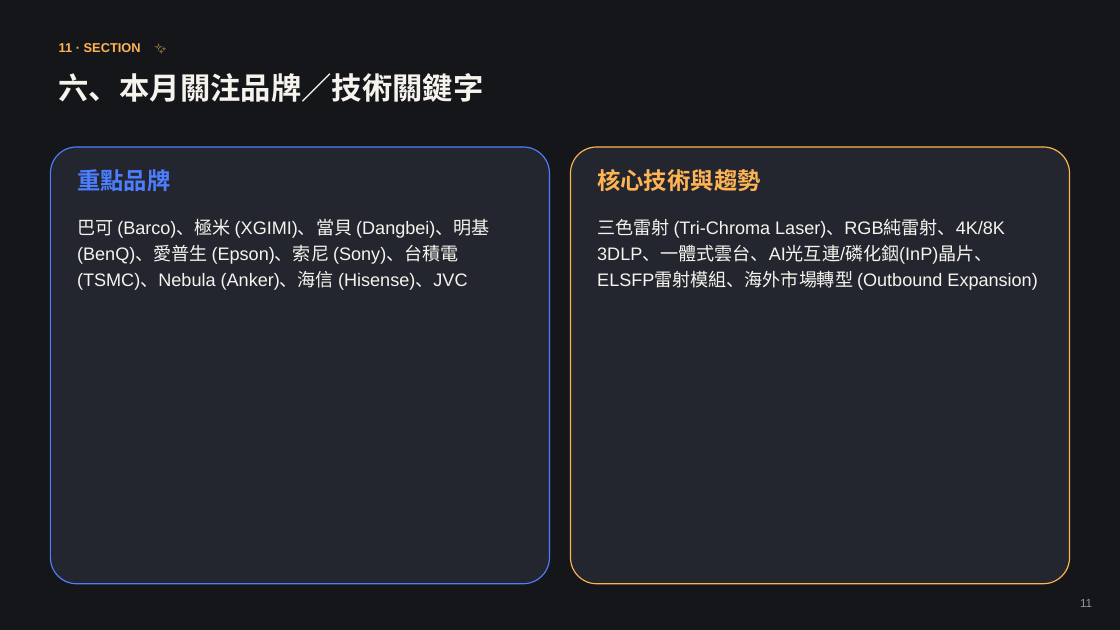
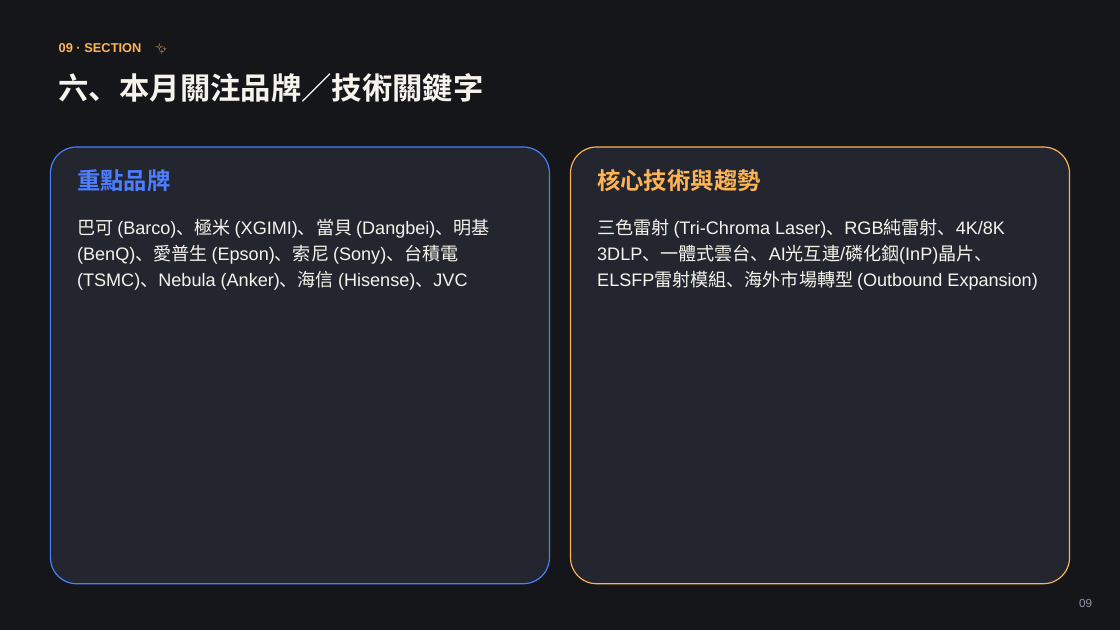
Before and after one commit to coffee30233-gif/Project-Insight, a slide deck: slide 9 of reports/2026-08.pptx (slide 11 before the commit). Drawn at 1120x630 pixels with LibreOffice and Linux fonts; fonts in the diff are those of the drawing. Boxes give left, top, right and bottom in pixels: in the first picture for what was removed or moved away, otherwise in the second. Text is boxed around its words. In the diff, an @@ line names an element or a change of style, - is before the commit and + after.

```diff
--- a/reports/2026-08.pptx
+++ b/reports/2026-08.pptx
@@ text at (x1=59, y1=43, x2=141, y2=52): text changed @@
-11 · SECTION ✨
+09 · SECTION ✨
@@ text at (x1=1079, y1=599, x2=1092, y2=607): text changed @@
-11
+09
```
Also in this commit, not shown: 9 other slides changed, 2 slides removed, 2 other files.
